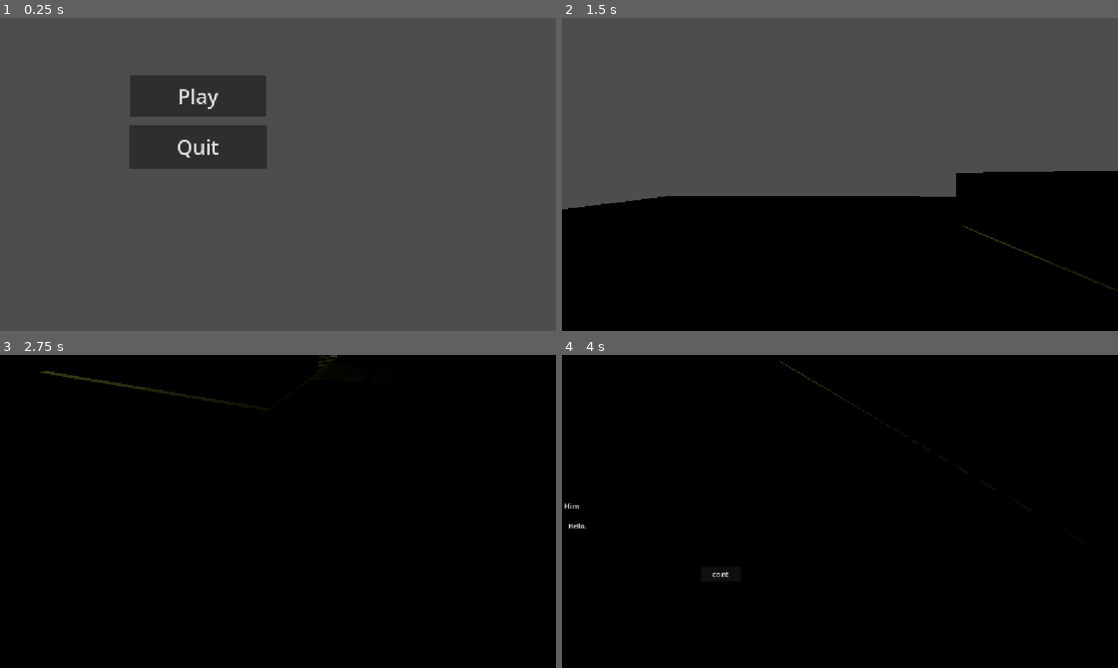
Above: before the commit, frames 1-4 (two rows, left to right).
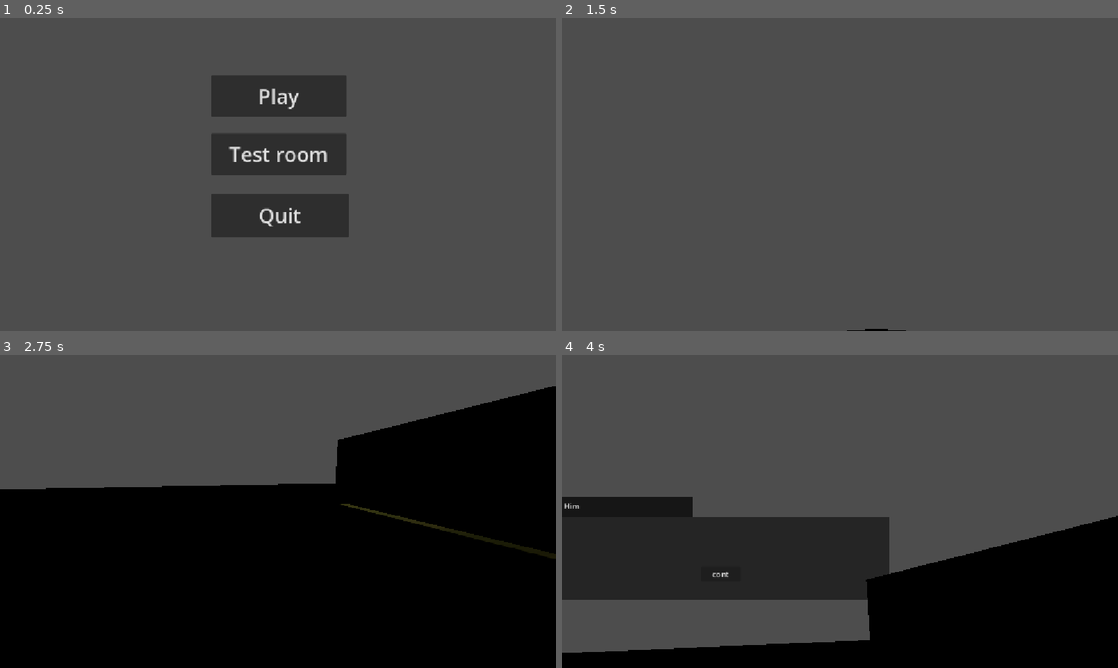
Above: after the commit, the same moments.

Repository: Garazhe/psx
Game: Godot game, scene res://ui/menus/menu.tscn
The game is run twice, just before and just after one commit, with the same random seed, the same clock (stepped at 60 frames per second) and the same inputs.
Inputs (mouse positions are in pixels of both pictures, inside the frame that each line leads up to):
- Up to frame 1 (0.25 s): no input
- Up to frame 2 (1.5 s): click (840, 155) at 0.5 s, where only the run after the commit has a clickable "Test room"; click (762, 96) at 1.25 s, where only the run before the commit has a clickable "Play"
- Up to frame 3 (2.75 s): tap Enter (ui_accept) at 2, 2.27 s; move the mouse to (305, 511) at 2.02 s; hold Up (ui_up) from 2.03 s (still down)
- Up to frame 4 (4 s): move the mouse to (812, 511) at 2.77 s; tap Enter (ui_accept) at 3.02 s; move the mouse to (895, 442) at 3.52 s; release Up (ui_up) at 3.53 s; hold Right (ui_right) from 3.53 s (still down)

The runs differ from the first frame. In frame 1, 12% of the frame differs, in the area x 23-63%, y 18-70%; in frame 2, 45%; in frame 3, 33%; in frame 4, 77%, in the area x 0-100%, y 0-96%.

Commit message:
переделал меню

Diff:
--- a/ui/menus/menu.gd
+++ b/ui/menus/menu.gd
@@ -4,4 +4,8 @@
 	get_tree().quit()
 
 func _on_play_pressed() -> void:
+	pass
+
+
+func _on_test_room_pressed() -> void:
 	get_tree().change_scene_to_file("res://levels/test_room/floor.tscn")
--- a/ui/menus/menu.tscn
+++ b/ui/menus/menu.tscn
@@ -6,20 +6,29 @@
 script = ExtResource("1_q68ay")
 
 [node name="Play" type="Button" parent="." unique_id=801858029]
-offset_left = 270.0
+offset_left = 437.0
 offset_top = 119.0
-offset_right = 551.0
+offset_right = 718.0
 offset_bottom = 205.0
 theme_override_font_sizes/font_size = 42
 text = "Play"
 
+[node name="Test_room" type="Button" parent="." unique_id=185513175]
+offset_left = 437.0
+offset_top = 239.0
+offset_right = 718.0
+offset_bottom = 325.0
+theme_override_font_sizes/font_size = 42
+text = "Test room"
+
 [node name="Quit" type="Button" parent="." unique_id=89377879]
-offset_left = 267.0
-offset_top = 222.0
-offset_right = 553.0
-offset_bottom = 312.0
+offset_left = 437.0
+offset_top = 364.0
+offset_right = 723.0
+offset_bottom = 454.0
 theme_override_font_sizes/font_size = 42
 text = "Quit"
 
 [connection signal="pressed" from="Play" to="." method="_on_play_pressed"]
+[connection signal="pressed" from="Test_room" to="." method="_on_test_room_pressed"]
 [connection signal="pressed" from="Quit" to="." method="_on_quit_pressed"]
